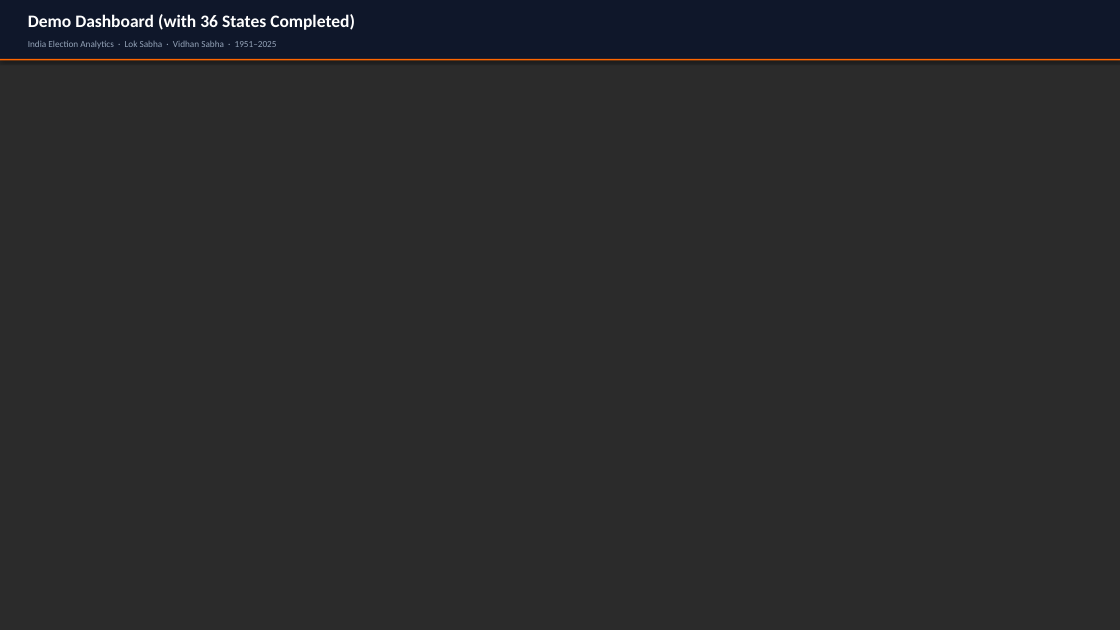
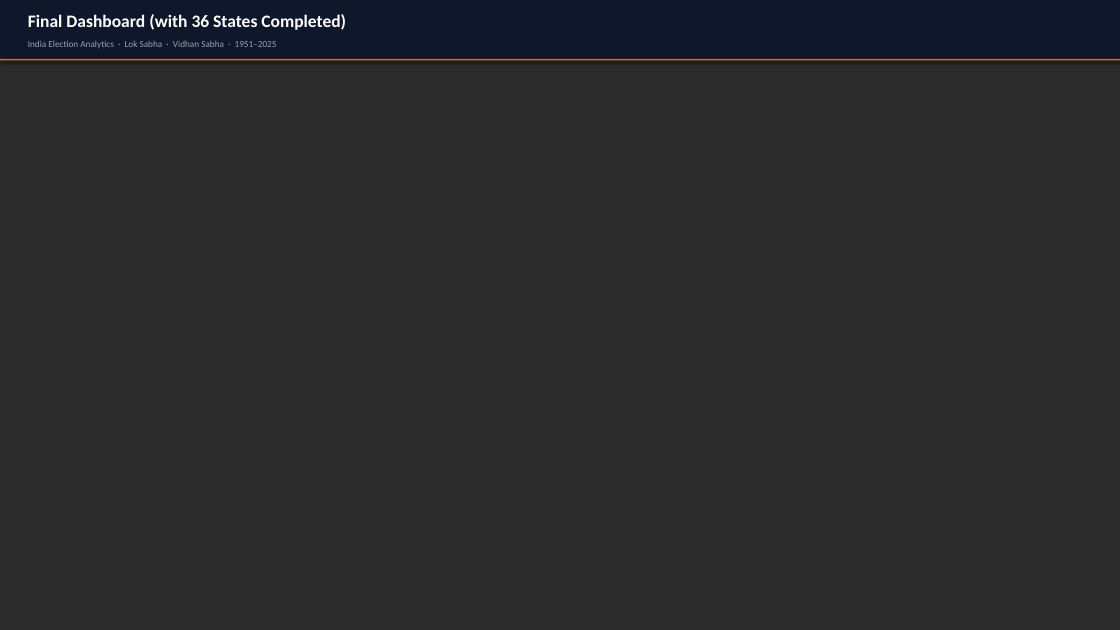
Before and after one commit to MdHamizK/Infosys-Election-Datasets-Team_B, a slide deck: slide 15 of ElectViz_Election_DataViz_Media.pptx. Drawn at 1120x630 pixels with LibreOffice and Linux fonts; fonts in the diff are those of the drawing; background and template pictures are left out; a plain dark background stands for a picture behind light text. Boxes give left, top, right and bottom in pixels: in the first picture for what was removed or moved away, otherwise in the second. Text is boxed around its words. In the diff, an @@ line names an element or a change of style, - is before the commit and + after.

```diff
--- a/ElectViz_Election_DataViz_Media.pptx
+++ b/ElectViz_Election_DataViz_Media.pptx
@@ text at (28, 14, 346, 30): text changed @@
-Demo Dashboard (with 36 States Completed)
+Final Dashboard (with 36 States Completed)
```
Also in this commit, not shown: 1 other file.
